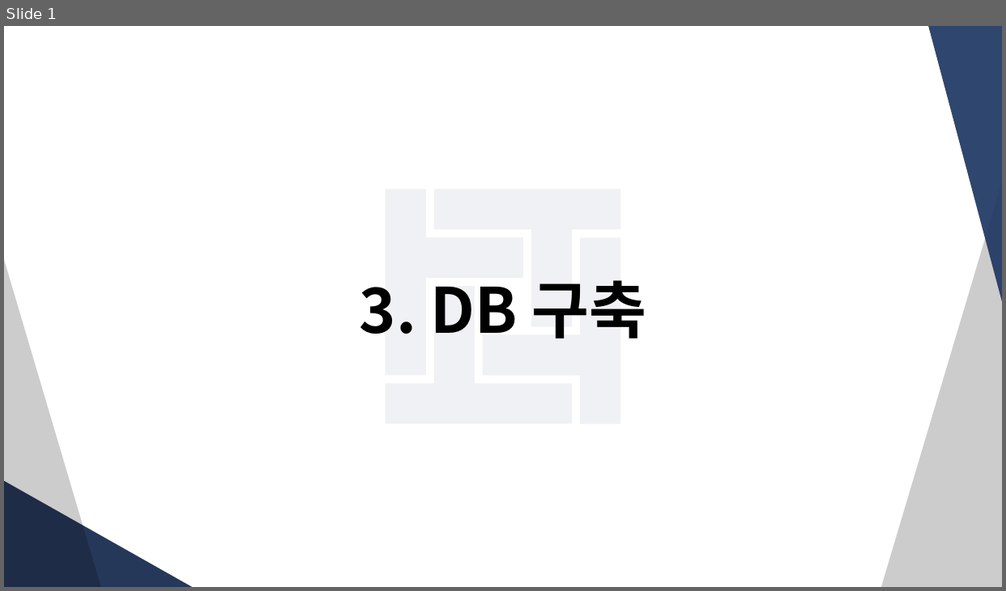
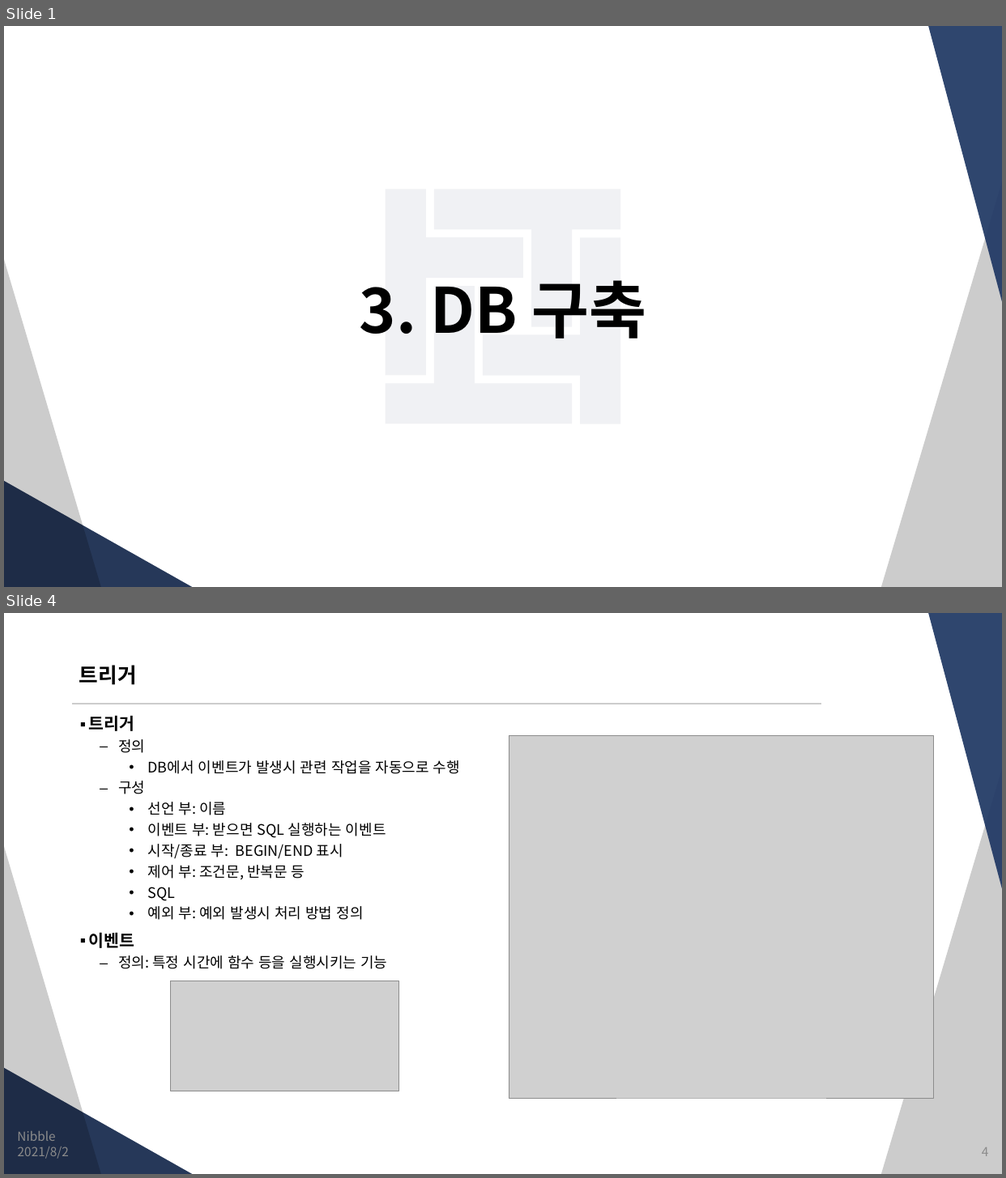
Before and after one commit to JungSangHyeon/2021-TIL, a slide deck: 정보처리기사/3. DB 구축.pptx. Shown one above the other, each under a label of ours: slide 1 before the commit, slides 1 and 4 after it; the slides between them are not shown. The pictures are 1006x591 and 1006x1178 pixels, drawn with LibreOffice and Linux fonts; fonts in the diff are those of the drawing; grey boxes stand for pictures. Boxes give left, top, right and bottom in pixels: in the first picture for what was removed or moved away, otherwise in the second. Text is boxed around its words. In the diff, an @@ line names an element or a change of style, - is before the commit and + after.

```diff
--- a/정보처리기사/3. DB 구축.pptx
+++ b/정보처리기사/3. DB 구축.pptx
@@ slide 4 added at <box>4,613,1002,1174</box>, background #FFFFFF; not listed: 4 template elements that a slide beside it also shows @@
@@ title added at <box>79,665,137,685</box>, 20 pt, text #000000, bold @@
+트리거
@@ line added from (72, 704) to (821, 704), #CCCCCC 1.5 pt @@
@@ text added at <box>89,715,460,969</box>, 14 pt, text #000000 @@
+▪ 트리거
+  – 정의
+    • DB에서 이벤트가 발생시 관련 작업을 자동으로 수행
+  – 구성
+    • 선언 부: 이름
+    • 이벤트 부: 받으면 SQL 실행하는 이벤트
+    • 시작/종료 부: BEGIN/END 표시
+    • 제어 부: 조건문, 반복문 등
+    • SQL
+    • 예외 부: 예외 발생시 처리 방법 정의
+▪ 이벤트
+  – 정의: 특정 시간에 함수 등을 실행시키는 기능
@@ picture added at <box>509,736,934,1098</box> @@
@@ picture added at <box>171,982,398,1092</box> @@
@@ text added at <box>17,1131,55,1141</box>, 12 pt, text #8C8C8C @@
+Nibble
@@ text added at <box>18,1147,69,1159</box>, 12 pt, text #8C8C8C @@
+2021/8/2
@@ page number added at <box>982,1148,989,1157</box>, 12 pt, text #8C8C8C @@
+4
```
Also in this commit, not shown: 1 slide changed, 5 other slides added.
